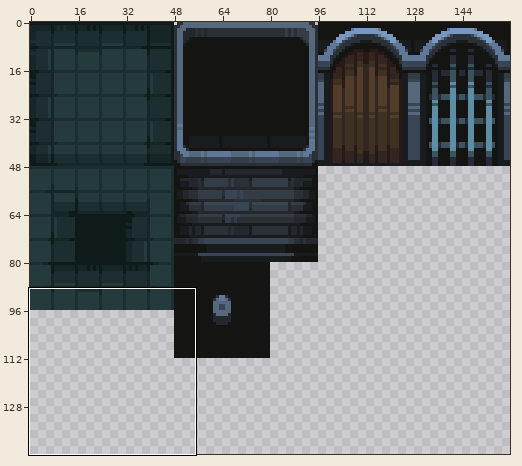
Two states of a sprite sheet, assets/tilemaps/1/Tilemap.png. The first picture is a wide view before the edit; the outline marks the close-up.
Close-up. Before the commit:
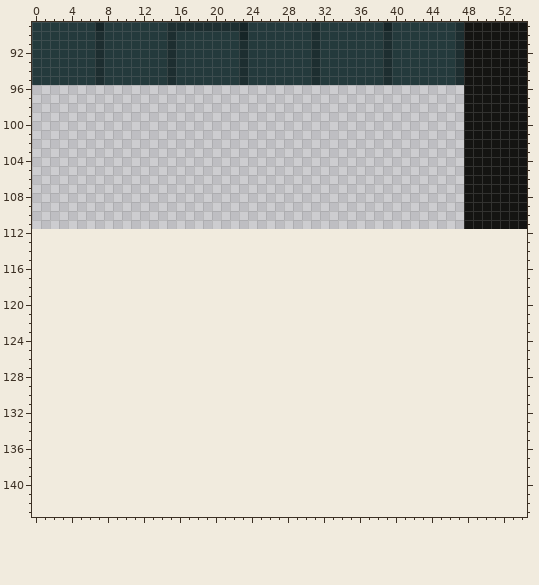
The file is 160x112 pixels. Shown: x 0..54, y 89..143. The old version is drawn lined up with the new one, on the new canvas.
And afterwards:
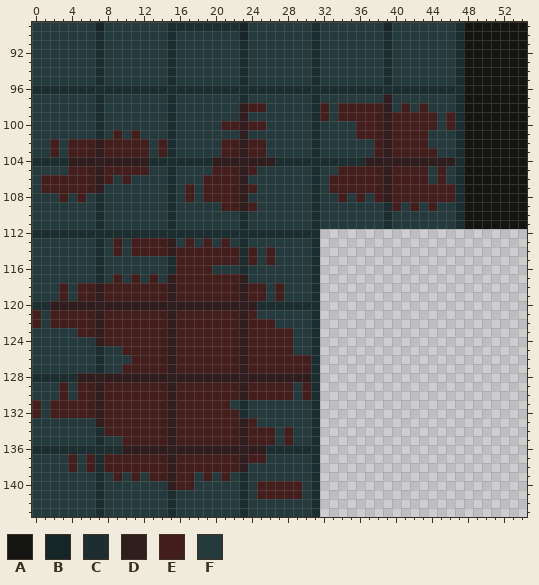
Palette (. is transparent): A #141412  B #162527  C #1d2e30  D #301d1d  E #441d1d  F #243a3c
What changed:
canvas 160x112 -> 160x144
Changed rows in their new state; - is an unchanged pixel.
first column x 0:
 96 CCCCCCCCCCCCCCCCCCCCCCCCCCCCCCCCCCCCCCCCCCCCCCCC
 97 FFFFFFFCFFFFFFFCFFFFFFFCFFFFFFFCFFFFFFFDFFFFFFFC
 98 FFFFFFFCFFFFFFFCFFFFFFFDEEFFFFFCEFEEEEEDFEFEFFFC
 99 FFFFFFFCFFFFFFFCFFFFFFFDFFFFFFFCEFEEEEEDEEEEEFEC
100 FFFFFFFCFFFFFFFCFFFFFEEDEEFFFFFCFFFFEEEDEEEEEFEC
101 FFFFFFFCFEFEFFFCFFFFFFFDFFFFFFFCFFFFEEEDEEEEFFFC
102 FFEFEEEDEEEEEFECFFFFFEEDEEFFFFFCFFFFFFEDEEEEFFFC
103 FFEFEEEDEEEEEFECFFFFFEEDEEFFFFFCFFFFFFEDEEEEEFFC
104 CCCCDDDDDDDDDCCCCCCCDDDDDDDCCCCCCCCCCDDDDDDDDDDC
105 FFFFEEEDEEEEEFFCFFFFEEEDEFFFFFFCFFEEEEEDEEEEFEFC
106 FEEEEEEDEFEFFFFCFFFEEEEDFFFFFFFCFEEEEEEDEEEEFEFC
107 FEEEEEEDFFFFFFFCFEFEEEEDEFFFFFFCFEEEEEEDEEEEEEEC
108 FFFEFEFCFFFFFFFCFEFEEEEDFFFFFFFCFFEFEFEDEEEEEEEC
109 FFFFFFFCFFFFFFFCFFFFFEEDEFFFFFFCFFFFFFFCEFEFEFFC
110 FFFFFFFCFFFFFFFCFFFFFFFCFFFFFFFCFFFFFFFCFFFFFFFC
111 FFFFFFFCFFFFFFFCFFFFFFFCFFFFFFFCFFFFFFFCFFFFFFFC
112 CCCCCCCCCCCCCCCCCCCCCCCCCCCCCCCC----------------
113 FFFFFFFCFEFEEEEDFEFEFEFCFFFFFFFC----------------
114 FFFFFFFCFEFEEEEDEEEEEEECEFEFFFFC----------------
115 FFFFFFFCFFFFFFFCEEEEEEECEFEFFFFC----------------
116 FFFFFFFCFFFFFFFCEEEEFFFCFFFFFFFC----------------
117 FFFFFFFCFEFEFEFDEEEEEEEDFFFFFFFC----------------
118 FFFEFEEDEEEEEEEDEEEEEEEDEEFEFFFC----------------
119 FFFEFEEDEEEEEEEDEEEEEEEDEEFEFFFC----------------
120 CCDDDDDDDDDDDDDDDDDDDDDDDCCCCCCC----------------
121 EFEEEEEDEEEEEEEDEEEEEEEDEFFFFFFC----------------
122 EFEEEEEDEEEEEEEDEEEEEEEDEEEFFFFC----------------
123 FFFFFEEDEEEEEEEDEEEEEEEDEEEEEFFC----------------
124 FFFFFFFDEEEEEEEDEEEEEEEDEEEEEFFC----------------
125 FFFFFFFCFFEEEEEDEEEEEEEDEEEEEFFC----------------
126 FFFFFFFCFFFEEEEDEEEEEEEDEEEEEEEC----------------
127 FFFFFFFCFFEEEEEDEEEEEEEDEEEEEEEC----------------
128 CCCCCDDDDDDDDDDDDDDDDDDDDDDDDDDC----------------
129 FFFEFEEDEEEEEEEDEEEEEEEDEEEEEFEC----------------
130 FFFEFEEDEEEEEEEDEEEEEEEDEEEEEFEC----------------
131 EFEEEEEDEEEEEEEDEEEEEEFCFFFFFFFC----------------
132 EFEEEEEDEEEEEEEDEEEEEEECFFFFFFFC----------------
133 FFFFFFFDEEEEEEEDEEEEEEEDEFFFFFFC----------------
134 FFFFFFFCEEEEEEEDEEEEEEEDEEEFEFFC----------------
135 FFFFFFFCFFEEEEEDEEEEEEEDEEEFEFFC----------------
136 CCCCCCCCCCDDDDDDDDDDDDDDDDCCCCCC----------------
137 FFFFEFECEEEEEEEDEEEEEEEDEEFFFFFC----------------
138 FFFFEFECEEEEEEEDEEEEEEEDFFFFFFFC----------------
139 FFFFFFFCFEFEFEEDEEFEFEFCFFFFFFFC----------------
140 FFFFFFFCFFFFFFFDEEFFFFFCFEEEEEFC----------------
141 FFFFFFFCFFFFFFFCFFFFFFFCFEEEEEFC----------------
142 FFFFFFFCFFFFFFFCFFFFFFFCFFFFFFFC----------------
143 FFFFFFFCFFFFFFFCFFFFFFFCFFFFFFFC----------------
